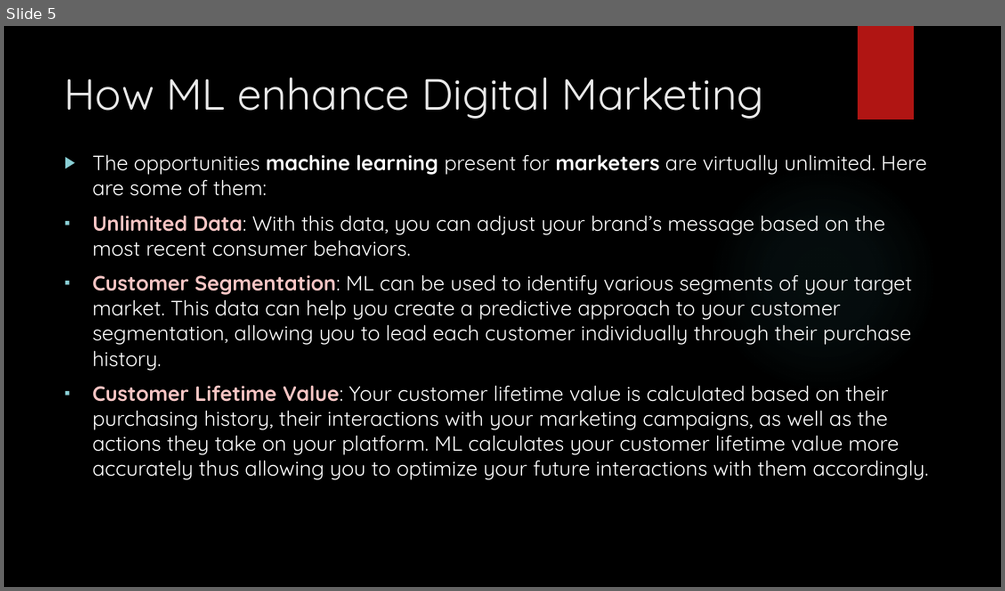
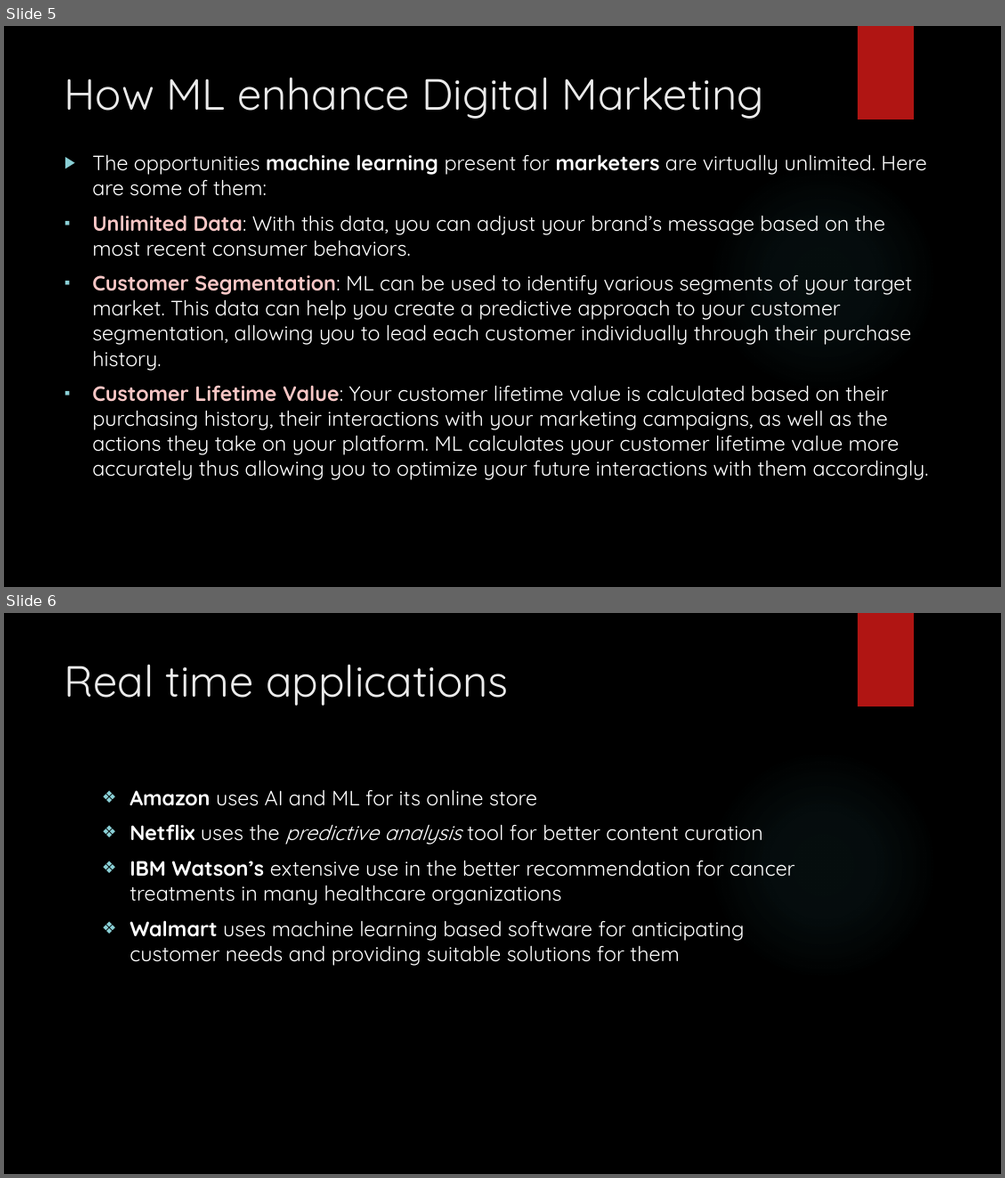
Before and after one commit to Vaishnav29/Digital-marketing, a slide deck: Final Folder/DIGITAL MARKETING.pptx. Shown one above the other, each under a label of ours: slide 5 before the commit, slides 5 and 6 after it. The pictures are 1005x591 and 1005x1178 pixels, drawn with LibreOffice and Linux fonts; fonts in the diff are those of the drawing; background and template pictures are left out. Boxes give left, top, right and bottom in pixels: in the first picture for what was removed or moved away, otherwise in the second. Text is boxed around its words. In the diff, an @@ line names an element or a change of style, - is before the commit and + after.

```diff
--- a/Final Folder/DIGITAL MARKETING.pptx
+++ b/Final Folder/DIGITAL MARKETING.pptx
@@ slide 6 added at (x1=4, y1=613, x2=1001, y2=1174), background picture (left out); not listed: 2 template elements that a slide beside it also shows @@
@@ title added at (x1=65, y1=664, x2=508, y2=706), 42 pt, text #EBEBEB @@
+Real time applications
@@ text added at (x1=129, y1=789, x2=795, y2=965), 20 pt, text #FFFFFF @@
+❖ Amazon uses AI and ML for its online store
+❖ Netflix uses the predictive analysis tool for better content curation
+❖ IBM Watson’s extensive use in the better recommendation for cancer treatments in many healthcare organizations
+❖ Walmart uses machine learning based software for anticipating customer needs and providing suitable solutions for them
```
Also in this commit, not shown: 3 slides changed, 1 other slide added, 1 slide removed.
